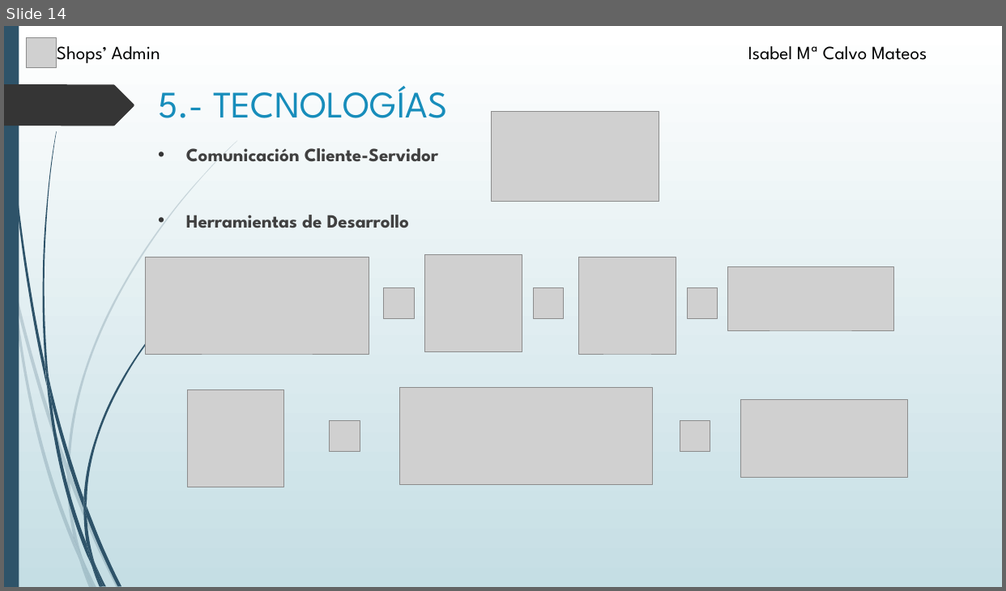
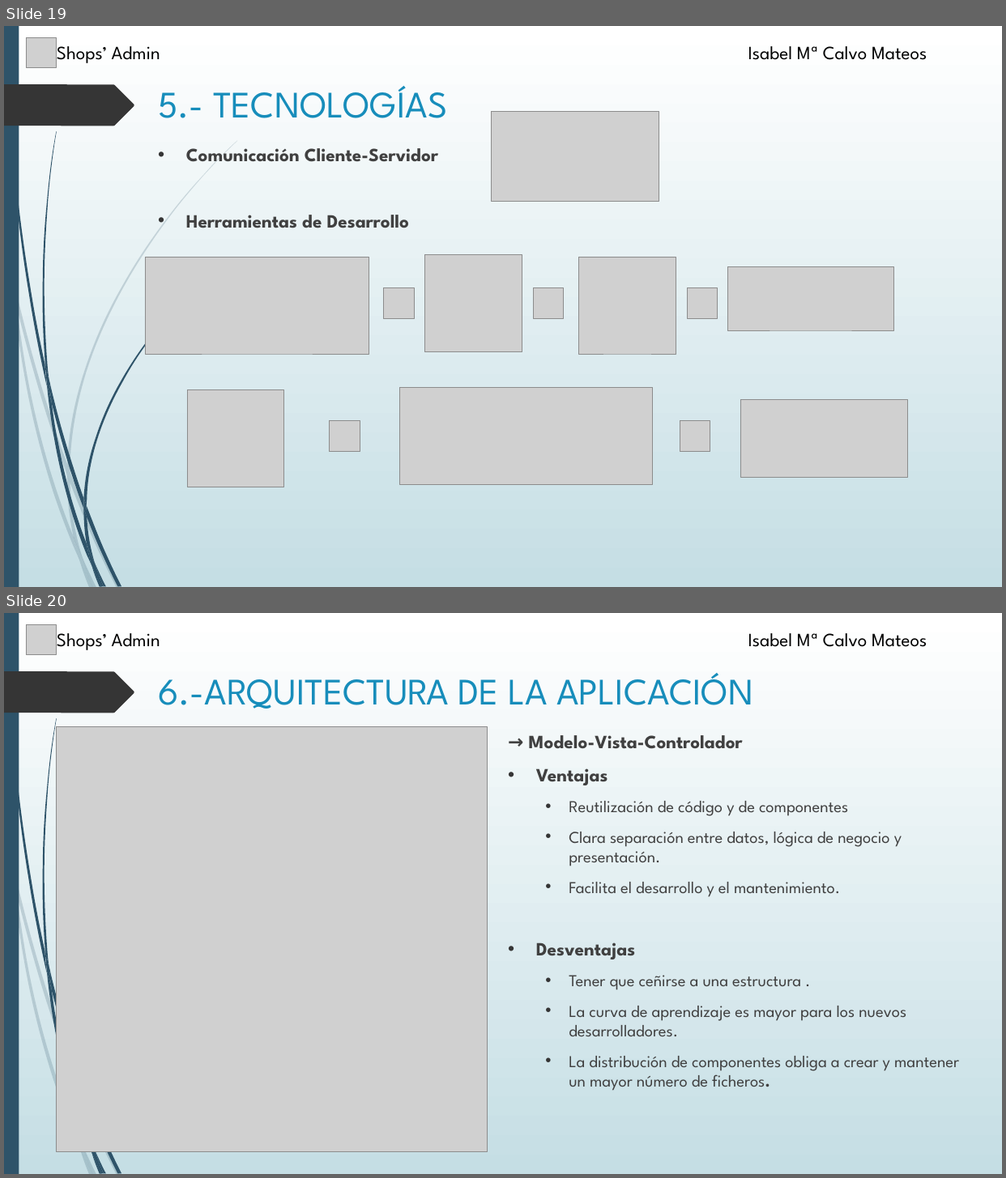
Before and after one commit to isacm94/Proyecto, a slide deck: Alumno/Presentación/Presentación.pptx. Shown one above the other, each under a label of ours: slide 14 before the commit, slides 19 and 20 after it. The pictures are 1006x591 and 1006x1178 pixels, drawn with LibreOffice and Linux fonts; fonts in the diff are those of the drawing; grey boxes stand for pictures. Boxes give left, top, right and bottom in pixels: in the first picture for what was removed or moved away, otherwise in the second. Text is boxed around its words. In the diff, an @@ line names an element or a change of style, - is before the commit and + after.

```diff
--- a/Alumno/Presentación/Presentación.pptx
+++ b/Alumno/Presentación/Presentación.pptx
@@ slide 20 added at [4,613,1002,1174], background gradient #FFFFFF to #C5DEE5; not listed: 20 template elements that a slide beside it also shows @@
@@ picture added at [27,624,57,654] @@
@@ text added at [57,633,160,650], 18 pt, text #000000 @@
+Shops’ Admin
@@ text added at [748,633,927,647], 18 pt, text #000000 @@
+Isabel Mª Calvo Mateos
@@ title added at [158,673,753,709], 36 pt, text #178DBB @@
+6.-ARQUITECTURA DE LA APLICACIÓN
@@ picture added at [57,726,487,1152] @@
@@ text added at [529,735,959,1091], 16 pt, text #404040 @@
+→ Modelo-Vista-Controlador
+• Ventajas
+  • Reutilización de código y de componentes
+  • Clara separación entre datos, lógica de negocio y presentación.
+  • Facilita el desarrollo y el mantenimiento.
+• Desventajas
+  • Tener que ceñirse a una estructura .
+  • La curva de aprendizaje es mayor para los nuevos desarrolladores.
+  • La distribución de componentes obliga a crear y mantener un mayor número de ficheros.
@@ what was slide 14 is now slide 19 @@
```
Also in this commit, not shown: 2 slides changed, 7 other slides added, 43 other files.
